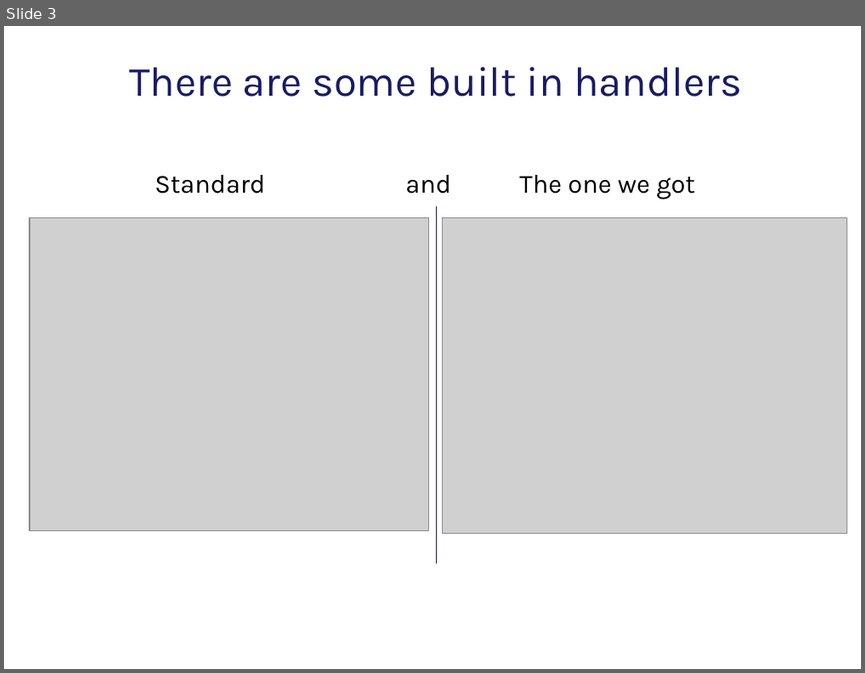
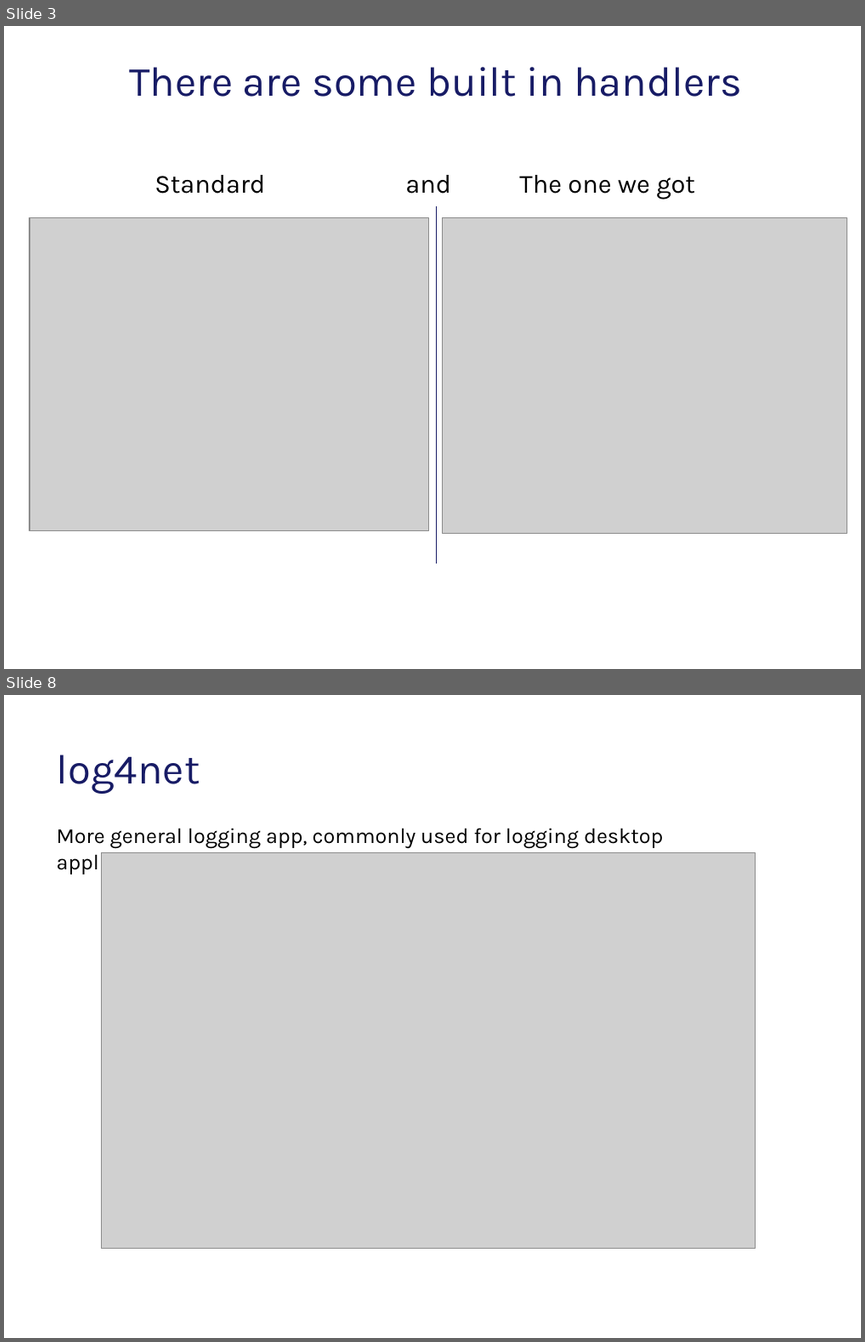
Before and after one commit to tarasiscom/Lv-273, a slide deck: education/Exception_Handling_In_Core_Puhach_Ivan.pptx. Shown one above the other, each under a label of ours: slide 3 before the commit, slides 3 and 8 after it; the slides between them are not shown. The pictures are 865x673 and 865x1342 pixels, drawn with LibreOffice and Linux fonts; fonts in the diff are those of the drawing; grey boxes stand for pictures; background and template pictures are left out. Boxes give left, top, right and bottom in pixels: in the first picture for what was removed or moved away, otherwise in the second. Text is boxed around its words. In the diff, an @@ line names an element or a change of style, - is before the commit and + after.

```diff
--- a/education/Exception_Handling_In_Core_Puhach_Ivan.pptx
+++ b/education/Exception_Handling_In_Core_Puhach_Ivan.pptx
@@ slide 8 added at <box>4,695,861,1338</box>, background #FFFFFF @@
@@ title added at <box>57,755,200,794</box>, 35 pt, text #171B65 @@
+log4net
@@ text added at <box>57,828,663,849</box>, 18 pt, text #000000 @@
+More general logging app, commonly used for logging desktop applications.
@@ picture added at <box>102,852,755,1247</box> @@
```
Also in this commit, not shown: 4 slides changed, 2 other slides added, 1 slide removed.
